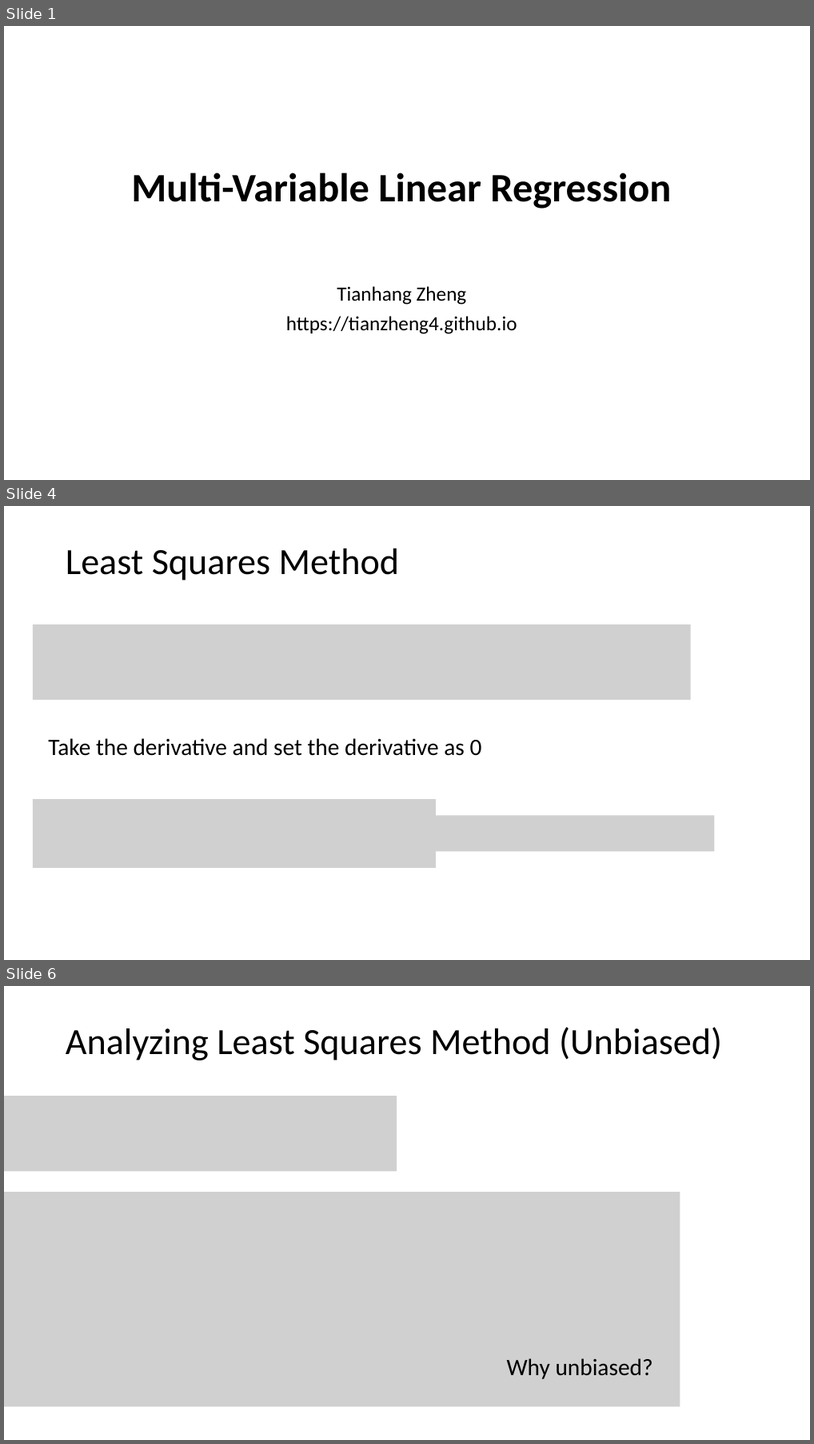
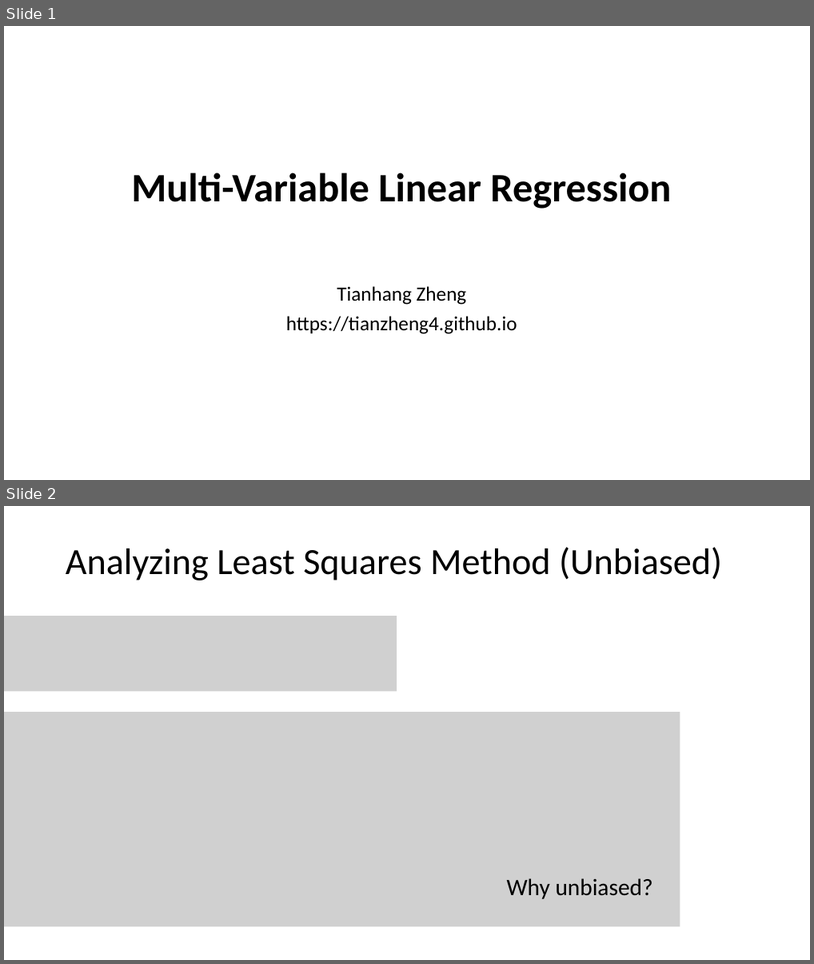
Before and after one commit to tianzheng4/tianzheng4.github.io, a slide deck: _umkc-teaching/slides/Lecture4.pptx. Shown one above the other, each under a label of ours: slides 1, 4 and 6 before the commit, slides 1 and 2 after it; the slides between them are not shown. The pictures are 814x1444 and 814x964 pixels, drawn with LibreOffice and Linux fonts; fonts in the diff are those of the drawing; grey boxes stand for pictures. Boxes give left, top, right and bottom in pixels: in the first picture for what was removed or moved away, otherwise in the second. Text is boxed around its words. In the diff, an @@ line names an element or a change of style, - is before the commit and + after.

```diff
--- a/_umkc-teaching/slides/Lecture4.pptx
+++ b/_umkc-teaching/slides/Lecture4.pptx
@@ slide 4 removed at box(4, 506, 810, 960), background #FFFFFF @@
@@ title removed at box(66, 548, 400, 580) @@
-Least Squares Method
@@ picture removed at box(33, 624, 691, 700) @@
@@ text removed at box(48, 738, 482, 756) @@
-Take the derivative and set the derivative as 0
@@ picture removed at box(33, 799, 437, 867) @@
@@ picture removed at box(311, 815, 715, 852) @@
@@ what was slide 6 is now slide 2 @@
```
Also in this commit, not shown: 3 slides added, 13 other slides removed, 3 other files.
